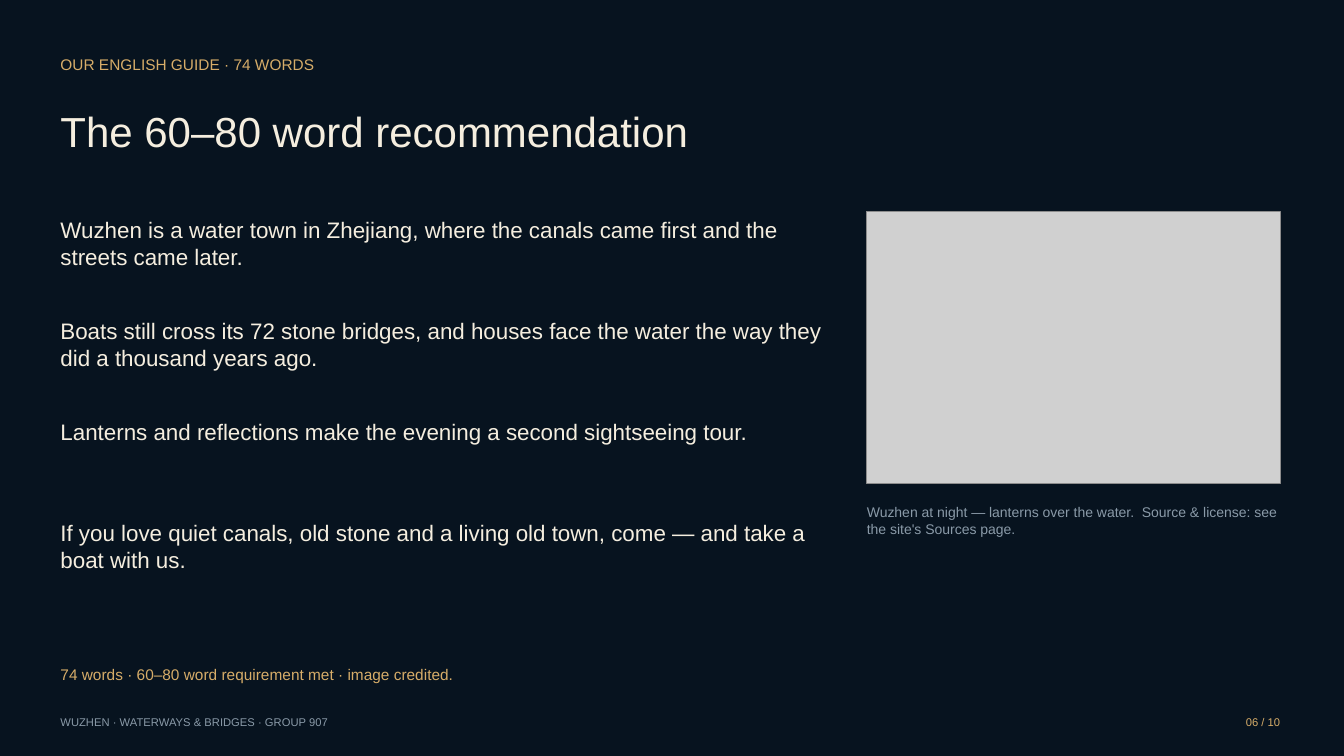
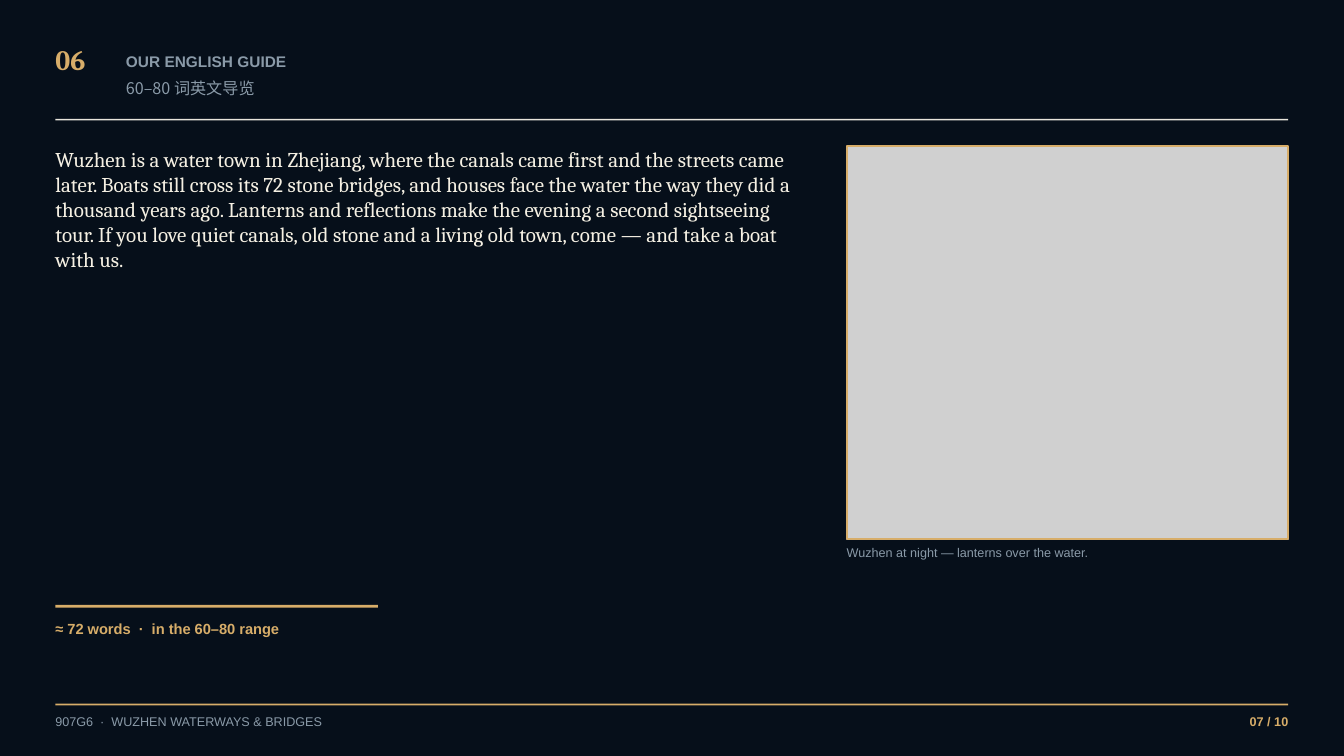
Before and after one commit to zhuaisha/wuzhen-waterways, a slide deck: slide 7 of public/assets/wuzhen_waterways_presentation.pptx (slide 6 before the commit). Drawn at 1344x756 pixels with LibreOffice and Linux fonts; fonts in the diff are those of the drawing; grey boxes stand for pictures. Boxes give left, top, right and bottom in pixels: in the first picture for what was removed or moved away, otherwise in the second. Text is boxed around its words. In the diff, an @@ line names an element or a change of style, - is before the commit and + after.

```diff
--- a/public/assets/wuzhen_waterways_presentation.pptx
+++ b/public/assets/wuzhen_waterways_presentation.pptx
@@ background #07131F to #060F1A @@
@@ text added at <box>55,51,85,70</box>, 20 pt, text #D7AD69, bold @@
+06
@@ text at <box>126,56,286,67</box>: text changed; text colour #D7AD69 to #8A9AA8; bold on @@
-OUR ENGLISH GUIDE · 74 WORDS
+OUR ENGLISH GUIDE
@@ text at <box>126,80,255,95</box>: text changed; size 30 to 11.5 pt; font Arial to Noto Sans CJK SC; text colour #F5EEDF to #8A9AA8 @@
-The 60–80 word recommendation
+60–80 词英文导览
@@ rectangle added at <box>55,119,1289,121</box>, fill #E8E5DC @@
@@ picture: place and size @@
-picture at <box>867,212,1280,484</box>
+picture at <box>847,146,1289,539</box>
@@ rectangle added at <box>847,146,1289,539</box>, outline #D7AD69 1.5 pt @@
@@ text at <box>55,152,790,268</box>: text changed; size 16 to 15 pt; font Arial to Cambria; text colour #F5EEDF to #F5F0E3 @@
-Boats still cross its 72 stone bridges, and houses face the water the way they did a thousand years ago.
+Wuzhen is a water town in Zhejiang, where the canals came first and the streets came later. Boats still cross its 72 stone bridges, and houses face the water the way they did a thousand years ago. Lanterns and reflections make the evening a second sightseeing tour. If you love quiet canals, old stone and a living old town, come — and take a boat with us.
@@ text removed at <box>60,221,777,266</box> @@
-Wuzhen is a water town in Zhejiang, where the canals came first and the streets came later.
@@ text removed at <box>60,423,746,445</box> @@
-Lanterns and reflections make the evening a second sightseeing tour.
@@ text removed at <box>60,524,804,569</box> @@
-If you love quiet canals, old stone and a living old town, come — and take a boat with us.
@@ text at <box>847,548,1089,560</box>: text changed; size 10 to 9 pt @@
-Wuzhen at night — lanterns over the water. Source & license: see the site's Sources page.
+Wuzhen at night — lanterns over the water.
@@ rectangle added at <box>55,605,378,608</box>, fill #D7AD69 @@
@@ text added at <box>67,623,279,637</box>, 10.5 pt, text #D7AD69, bold @@
+≈ 72 words · in the 60–80 range
@@ text removed at <box>60,669,453,683</box> @@
-74 words · 60–80 word requirement met · image credited.
@@ text at <box>55,717,322,726</box>: text changed; size 8 to 9 pt @@
-WUZHEN · WATERWAYS & BRIDGES · GROUP 907
+907G6 · WUZHEN WATERWAYS & BRIDGES
@@ rectangle added at <box>55,704,1289,706</box>, fill #D7AD69 @@
@@ text at <box>1250,717,1288,726</box>: text changed; size 8 to 9 pt; bold on @@
-06 / 10
+07 / 10
```
Also in this commit, not shown: 6 other slides changed, 3 slides added, 3 slides removed, 3 other files.
